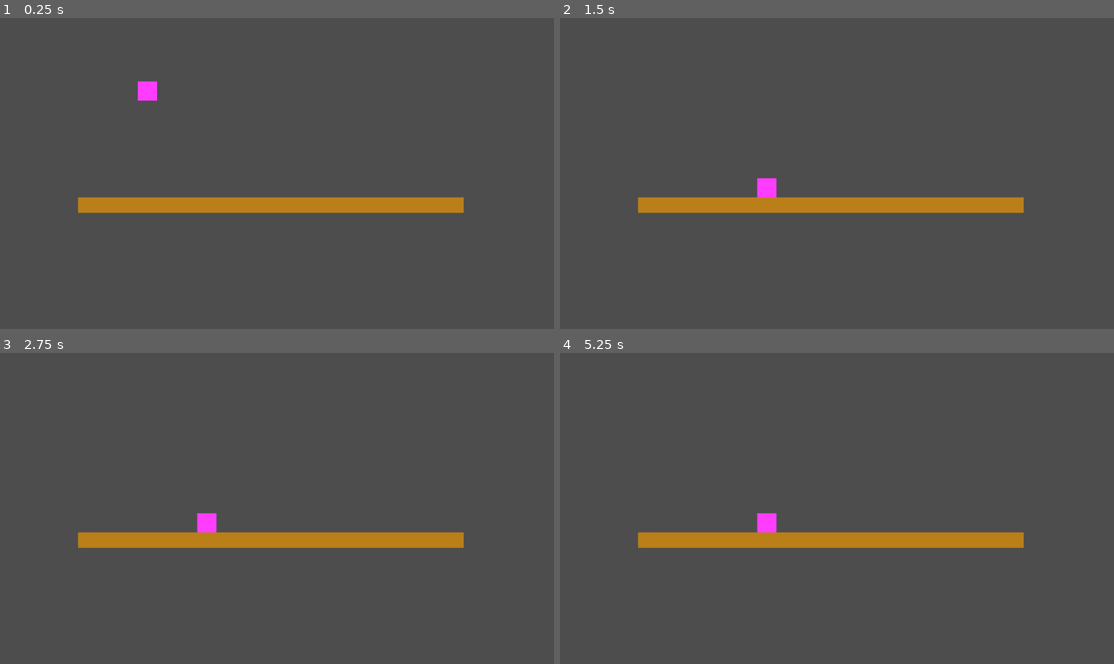
Above: before the commit, frames 1-4 (two rows, left to right).
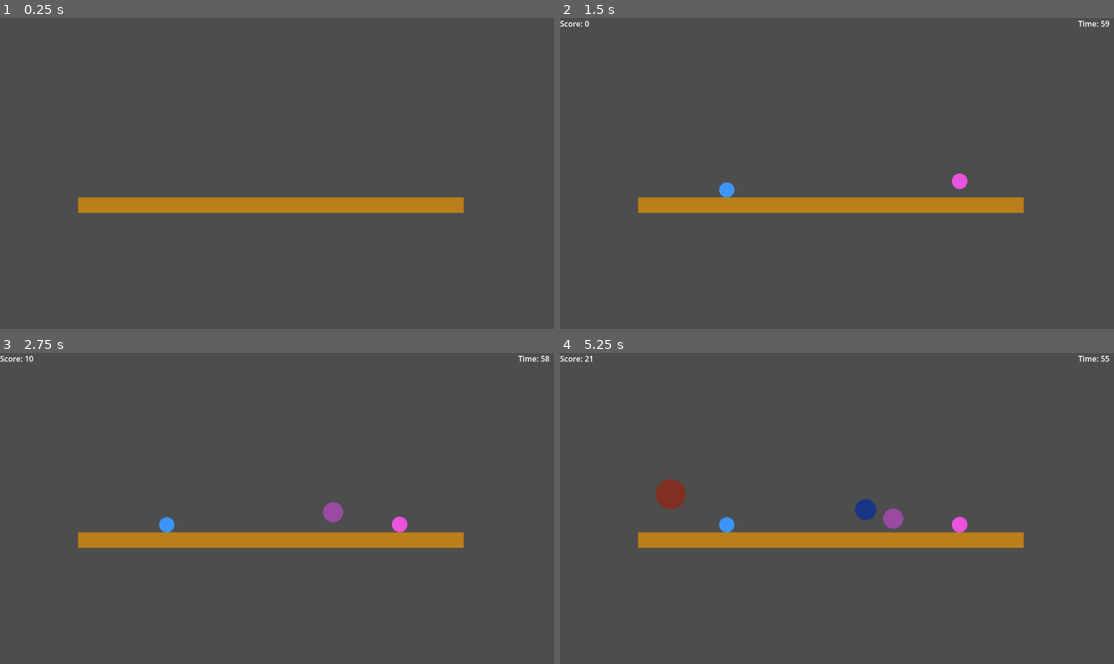
Above: after the commit, the same moments.

Repository: Ublius/CSCI-Classes
Game: Godot game, scene res://scenes/world.tscn
Same seed, same stepped clock (60 frames per second), same inputs: the game is played once before the commit and once after it. The project has no main scene, so this scene is started directly.
Inputs (mouse positions are in pixels of both pictures, inside the frame that each line leads up to):
- Up to frame 1 (0.25 s): no input
- Up to frame 2 (1.5 s): move the mouse to (958, 157) at 0.52 s; click (958, 157) at 0.67 s; move the mouse to (726, 189) at 1.27 s; click (726, 189) at 1.42 s
- Up to frame 3 (2.75 s): tap Enter at 2 s; move the mouse to (332, 440) at 2.02 s; click (332, 440) at 2.17 s
- Up to frame 4 (5.25 s): move the mouse to (809, 570) at 2.77 s; click (809, 570) at 2.92 s; move the mouse to (1003, 555) at 3.52 s; click (1003, 555) at 3.67 s; move the mouse to (670, 461) at 4.27 s; click (670, 461) at 4.42 s; move the mouse to (864, 508) at 5.02 s; click (864, 508) at 5.17 s

The runs differ from the first frame. In frame 1, 0.2% of the frame differs, in the area x 24-29%, y 20-27%; in frame 2, 0.6%; in frame 3, 0.8%; in frame 4, 1.4%, in the area x 0-100%, y 0-58%.

Commit message:
Finish assignment 8

Diff:
--- /dev/null
+++ b/CSCI 477/physics-demo/scenes/ball.tscn
@@ -0,0 +1,15 @@
+[gd_scene format=3 uid="uid://daqalk0ndgndv"]
+
+[ext_resource type="Script" uid="uid://de3h6mpyfn5jd" path="res://scripts/ball.gd" id="1_7s4qf"]
+[ext_resource type="Script" uid="uid://trxyg4plvpfg" path="res://scenes/ball_visual.gd" id="2_cxlvu"]
+
+[sub_resource type="CircleShape2D" id="CircleShape2D_cxlvu"]
+
+[node name="Ball" type="RigidBody2D" unique_id=1178693102]
+script = ExtResource("1_7s4qf")
+
+[node name="CollisionShape2D" type="CollisionShape2D" parent="." unique_id=151609710]
+shape = SubResource("CircleShape2D_cxlvu")
+
+[node name="BallVisual" type="Node2D" parent="." unique_id=1868885232]
+script = ExtResource("2_cxlvu")
--- /dev/null
+++ b/CSCI 477/physics-demo/scenes/ball_visual.gd
@@ -0,0 +1,7 @@
+extends Node2D
+
+@export var radius: float = 20.0
+@export var color: Color = Color(1,1,1)
+
+func _draw():
+	draw_circle(Vector2.ZERO, radius, color)
--- a/CSCI 477/physics-demo/scenes/crate.tscn
+++ b/CSCI 477/physics-demo/scenes/crate.tscn
@@ -1,6 +1,6 @@
 [gd_scene format=3 uid="uid://dfsoa6dsaf5aj"]
 
-[ext_resource type="Script" uid="uid://ffexjru86fi2" path="res://scenes/crate.gd" id="1_b66cd"]
+[ext_resource type="Script" uid="uid://ffexjru86fi2" path="res://scripts/crate.gd" id="1_b66cd"]
 
 [sub_resource type="RectangleShape2D" id="RectangleShape2D_8hhd1"]
 size = Vector2(40, 40)
--- a/CSCI 477/physics-demo/scenes/ground.tscn
+++ b/CSCI 477/physics-demo/scenes/ground.tscn
@@ -3,13 +3,25 @@
 [sub_resource type="RectangleShape2D" id="RectangleShape2D_7ylpw"]
 size = Vector2(800, 32)
 
-[node name="ground" type="StaticBody2D" unique_id=1230573518]
+[sub_resource type="RectangleShape2D" id="RectangleShape2D_pybca"]
+size = Vector2(801, 32)
 
-[node name="Sprite2D" type="ColorRect" parent="." unique_id=112653499]
+[node name="Node2D" type="Node2D" unique_id=1118254637]
+
+[node name="ground" type="StaticBody2D" parent="." unique_id=1230573518]
+
+[node name="Sprite2D" type="ColorRect" parent="ground" unique_id=112653499]
 offset_right = 800.0
 offset_bottom = 32.0
 color = Color(0.7325956, 0.49640673, 0.102373935, 1)
 
-[node name="CollisionShape2D" type="CollisionShape2D" parent="." unique_id=488863142]
+[node name="CollisionShape2D" type="CollisionShape2D" parent="ground" unique_id=488863142]
 position = Vector2(400, 16)
 shape = SubResource("RectangleShape2D_7ylpw")
+
+[node name="Area2D" type="Area2D" parent="ground" unique_id=1107335742]
+
+[node name="CollisionShape2D" type="CollisionShape2D" parent="ground/Area2D" unique_id=440560374]
+position = Vector2(399.5, 16)
+shape = SubResource("RectangleShape2D_pybca")
+debug_color = Color(0.94839877, 3.080368e-06, 0.5808584, 0.41960785)
--- a/CSCI 477/physics-demo/scenes/world.tscn
+++ b/CSCI 477/physics-demo/scenes/world.tscn
@@ -1,12 +1,39 @@
 [gd_scene format=3 uid="uid://bn8fmx304vgtx"]
 
+[ext_resource type="Script" uid="uid://bxsa4lu7d3tdl" path="res://scripts/game_controller.gd" id="1_k0juu"]
 [ext_resource type="PackedScene" uid="uid://cxc270ct8pi4x" path="res://scenes/ground.tscn" id="1_rwgxs"]
-[ext_resource type="PackedScene" uid="uid://dfsoa6dsaf5aj" path="res://scenes/crate.tscn" id="2_4wyf3"]
+[ext_resource type="PackedScene" uid="uid://daqalk0ndgndv" path="res://scenes/ball.tscn" id="2_71j4m"]
+[ext_resource type="AudioStream" uid="uid://c6lmvifmq7jyt" path="res://snd_bkgrnd.mp3" id="4_k0juu"]
 
 [node name="World" type="Node2D" unique_id=1216493340]
 
-[node name="ground" parent="." unique_id=1230573518 instance=ExtResource("1_rwgxs")]
+[node name="GameController" type="Node2D" parent="." unique_id=1538868593]
+script = ExtResource("1_k0juu")
+ball_scene = ExtResource("2_71j4m")
+
+[node name="Platform" parent="." unique_id=1230573518 instance=ExtResource("1_rwgxs")]
 position = Vector2(162, 373)
 
-[node name="Crate" parent="." unique_id=716744297 instance=ExtResource("2_4wyf3")]
-position = Vector2(251, 178)
+[node name="UI" type="Node2D" parent="." unique_id=1383937553]
+
+[node name="ScoreLabel" type="Label" parent="UI" unique_id=1144404869]
+offset_right = 40.0
+offset_bottom = 23.0
+
+[node name="TimeLabel" type="Label" parent="UI" unique_id=33179268]
+offset_left = 1075.0
+offset_right = 1115.0
+offset_bottom = 23.0
+
+[node name="Timer" type="Timer" parent="." unique_id=328482533]
+
+[node name="AudioStreamPlayer" type="AudioStreamPlayer" parent="." unique_id=846656767]
+stream = ExtResource("4_k0juu")
+volume_db = -15.0
+autoplay = true
+
+[connection signal="body_entered" from="Platform/ground/Area2D" to="GameController" method="_on_area_2d_body_entered"]
+[connection signal="body_exited" from="Platform/ground/Area2D" to="GameController" method="_on_area_2d_body_exited"]
+[connection signal="timeout" from="Timer" to="GameController" method="_on_timer_timeout"]
+
+[editable path="Platform"]
--- /dev/null
+++ b/CSCI 477/physics-demo/scripts/ball.gd
@@ -0,0 +1,46 @@
+extends RigidBody2D
+
+@export var radius: float = 20.0
+var color: Color = Color(1,1,1)
+var controller = null
+var settled = false
+var start_y = 0
+
+@export var settle_speed_threshold: float = 20.0
+
+func set_radius(new_radius):
+	radius = new_radius
+
+	if $CollisionShape2D.shape:
+		$CollisionShape2D.shape = $CollisionShape2D.shape.duplicate()
+		var circle_shape = $CollisionShape2D.shape as CircleShape2D
+		if circle_shape:
+			circle_shape.radius = radius
+
+	$BallVisual.radius = radius
+	$BallVisual.color = color
+	$BallVisual.queue_redraw()
+
+	# Mass scales with size
+	mass = radius * 0.1
+
+	if physics_material_override == null:
+		var mat = PhysicsMaterial.new()
+		mat.bounce = 0.6 + randf() * 0.2
+		mat.friction = 0.4
+		physics_material_override = mat
+
+func _ready():
+	start_y = position.y
+	set_radius(radius)
+	sleeping = false
+
+func _physics_process(delta):
+	if settled:
+		return
+
+	# Settle only when ball is inside the platform AND slow enough
+	if controller and self in controller.active_balls:
+		if linear_velocity.length() < settle_speed_threshold:
+			settled = true
+			#controller.ball_settled(self)
--- /dev/null
+++ b/CSCI 477/physics-demo/scripts/game_controller.gd
@@ -0,0 +1,74 @@
+extends Node2D
+
+@export var ball_scene: PackedScene
+
+@onready var timer = $"../Timer"
+@onready var score_label = $"../UI/ScoreLabel"
+@onready var time_label = $"../UI/TimeLabel"
+@onready var music = $"../AudioStreamPlayer"
+@onready var platform_area = $"../Platform"
+
+var score = 0
+var time_left = 60
+var active_balls = []
+var ball_points = {}
+
+func _ready():
+	randomize()
+	timer.start()
+	music.play()
+
+func _input(event):
+	if event is InputEventMouseButton and event.pressed:
+		spawn_ball(event.position)
+
+func spawn_ball(pos):
+	var ball = ball_scene.instantiate()
+	ball.color = Color(randf(), randf(), randf())
+	ball.controller = self
+	ball.position = pos
+
+	# Set radius before adding to the scene
+	var radius = randf_range(10, 40)
+	ball.set_radius(radius)
+
+	add_child(ball)
+
+func _on_timer_timeout():
+	time_left -= 1
+	time_label.text = "Time: " + str(time_left)
+
+	if time_left <= 0:
+		end_game()
+
+# Called when a ball touches the platform
+func _on_area_2d_body_entered(body: Node2D) -> void:
+	if body is RigidBody2D:
+		if body not in active_balls:
+			active_balls.append(body)
+
+			# Calculate points for this ball
+			var drop_height = body.position.y - body.start_y
+			var bonus = int(drop_height / 50)
+			var points = 10 + bonus
+			print("Bonus points from hieght: ", bonus)
+			ball_points[body] = points
+
+			# Add points
+			score += points
+			score_label.text = "Score: " + str(score)
+
+# Called when a ball leaves the platform
+func _on_area_2d_body_exited(body: Node2D) -> void:
+	if body in active_balls:
+		active_balls.erase(body)
+
+		# Subtract previously added points
+		if body in ball_points:
+			score -= ball_points[body]
+			score_label.text = "Score: " + str(score)
+			ball_points.erase(body)
+
+func end_game():
+	timer.stop()
+	get_tree().paused = true
Not shown, added: CSCI 477/physics-demo/scenes/ball_visual.gd.uid
Not shown, added: CSCI 477/physics-demo/scripts/ball.gd.uid
Renamed: CSCI 477/physics-demo/scenes/crate.gd -> CSCI 477/physics-demo/scripts/crate.gd
Renamed: CSCI 477/physics-demo/scenes/crate.gd.uid -> CSCI 477/physics-demo/scripts/crate.gd.uid
Not shown, added: CSCI 477/physics-demo/scripts/game_controller.gd.uid
Not shown, added: CSCI 477/physics-demo/README.md
Not shown, added: CSCI 477/physics-demo/snd_bkgrnd.mp3
